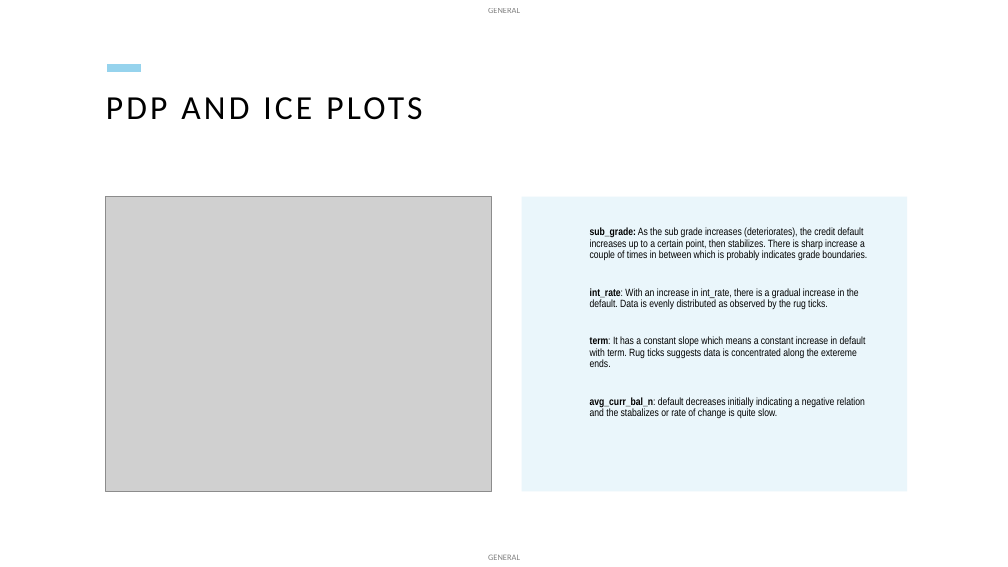
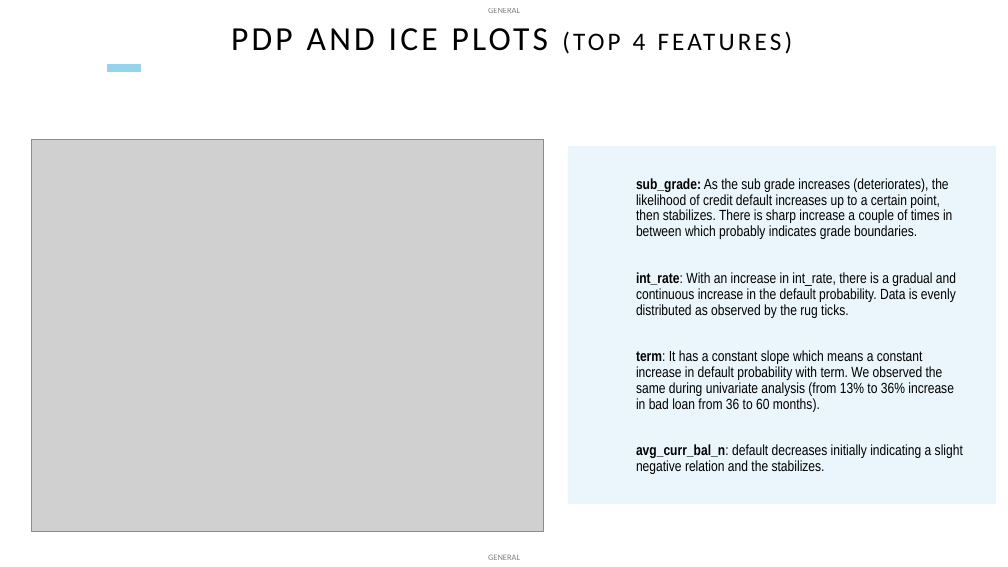
Before and after one commit to linkvarun/credit, a slide deck: slide 12 of Lending club credit risk predictor.pptx. Drawn at 1008x567 pixels with LibreOffice and Linux fonts; fonts in the diff are those of the drawing; grey boxes stand for pictures. Boxes give left, top, right and bottom in pixels: in the first picture for what was removed or moved away, otherwise in the second. Text is boxed around its words. In the diff, an @@ line names an element or a change of style, - is before the commit and + after.

```diff
--- a/Lending club credit risk predictor.pptx
+++ b/Lending club credit risk predictor.pptx
@@ title at (231, 28, 646, 51): text changed @@
-PDP AND ICE PLOTS
+PDP AND ICE PLOTS (TOP 4 FEATURES)
@@ picture: place and size @@
-picture at (106, 197, 492, 492)
+picture at (32, 140, 544, 532)
@@ text "sub_grade: As the sub grade ...": place and size @@
-text "sub_grade: As the sub grade ..." at (522, 197, 907, 492)
+text "sub_grade: As the sub grade ..." at (568, 146, 996, 504)
@@ text at (636, 178, 963, 474): text changed; size 10 to 14 pt @@
-sub_grade: As the sub grade increases (deteriorates), the credit default increases up to a certain point, then stabilizes. There is sharp increase a couple of times in between which is probably indicates grade boundaries.
-int_rate: With an increase in int_rate, there is a gradual increase in the default. Data is evenly distributed as observed by the rug ticks.
-term: It has a constant slope which means a constant increase in default with term. Rug ticks suggests data is concentrated along the extereme ends.
-avg_curr_bal_n: default decreases initially indicating a negative relation and the stabalizes or rate of change is quite slow.
+sub_grade: As the sub grade increases (deteriorates), the likelihood of credit default increases up to a certain point, then stabilizes. There is sharp increase a couple of times in between which probably indicates grade boundaries.
+int_rate: With an increase in int_rate, there is a gradual and continuous increase in the default probability. Data is evenly distributed as observed by the rug ticks.
+term: It has a constant slope which means a constant increase in default probability with term. We observed the same during univariate analysis (from 13% to 36% increase in bad loan from 36 to 60 months).
+avg_curr_bal_n: default decreases initially indicating a slight negative relation and the stabilizes.
```
Also in this commit, not shown: 2 other slides changed, 5 slides added, 5 slides removed.
